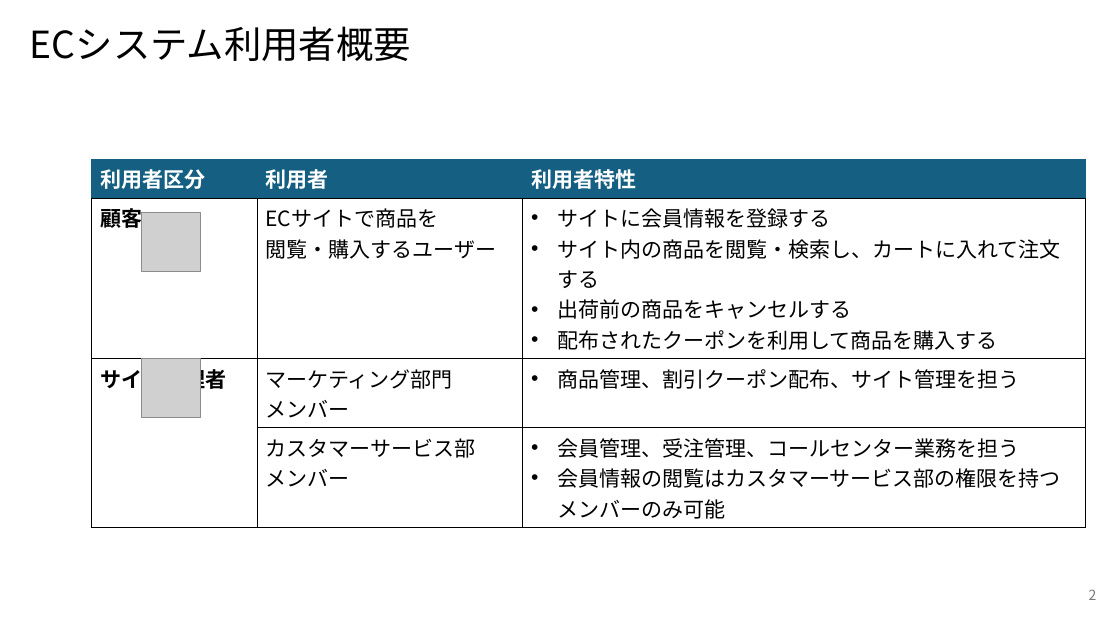
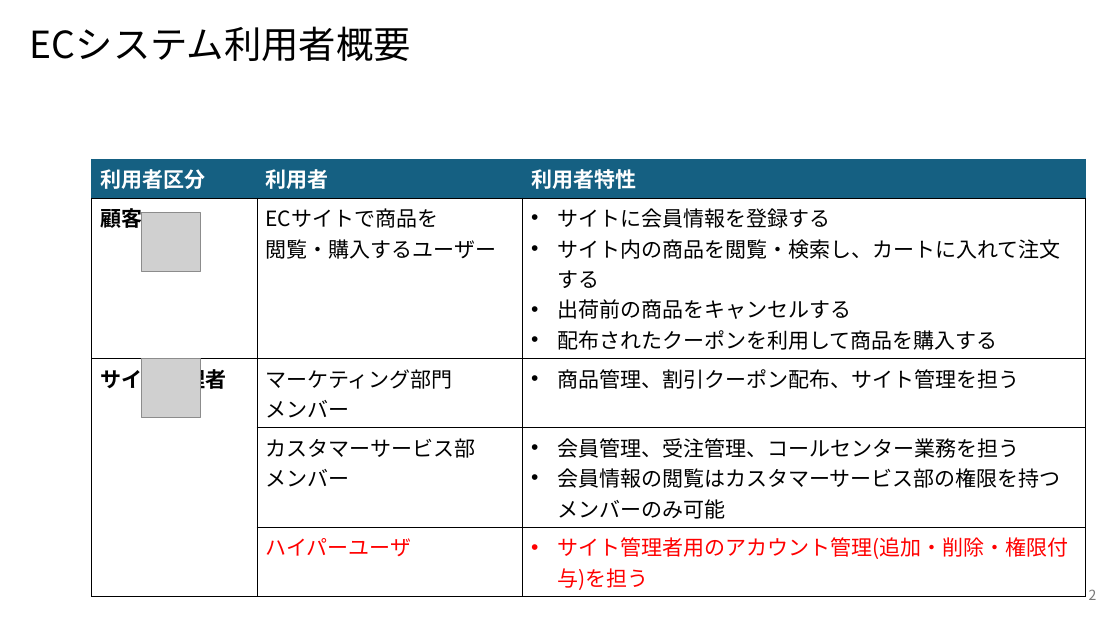
Before and after one commit to NaoyaIshizumi-Pasona/pm-cause-ec, a slide deck: slide 2 of 提案書/別紙1_サイト利用者の業務概要図.pptx. Drawn at 1120x630 pixels with LibreOffice and Linux fonts; fonts in the diff are those of the drawing; grey boxes stand for pictures. Boxes give left, top, right and bottom in pixels: in the first picture for what was removed or moved away, otherwise in the second. Text is boxed around its words. In the diff, an @@ line names an element or a change of style, - is before the commit and + after.

```diff
--- a/提案書/別紙1_サイト利用者の業務概要図.pptx
+++ b/提案書/別紙1_サイト利用者の業務概要図.pptx
@@ table at bbox=[92, 160, 1086, 594] @@
+row 5:  | ハイパーユーザ | サイト管理者用のアカウント管理(追加・削除・権限付与)を担う
```
Also in this commit, not shown: 3 other slides changed, 1 other file.
